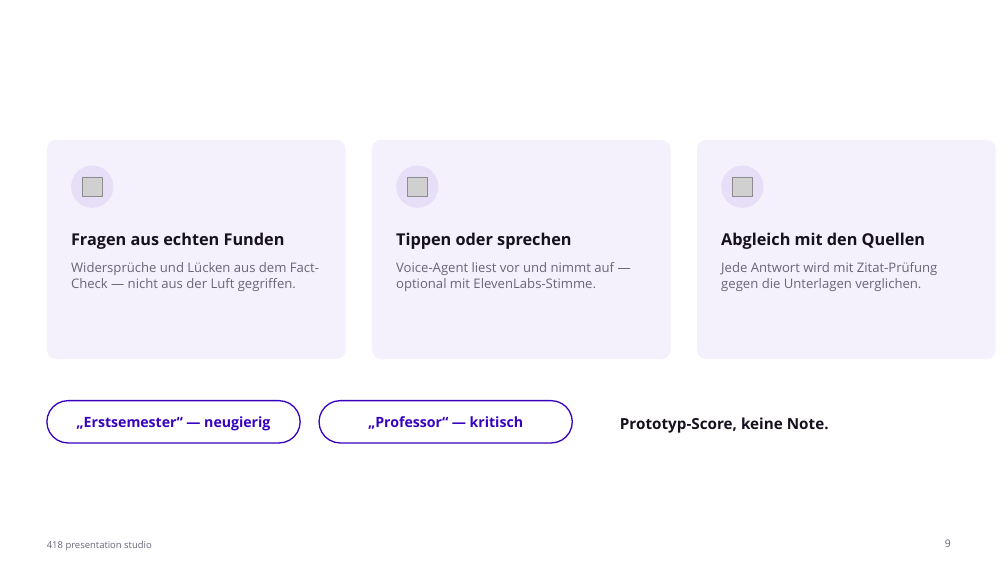
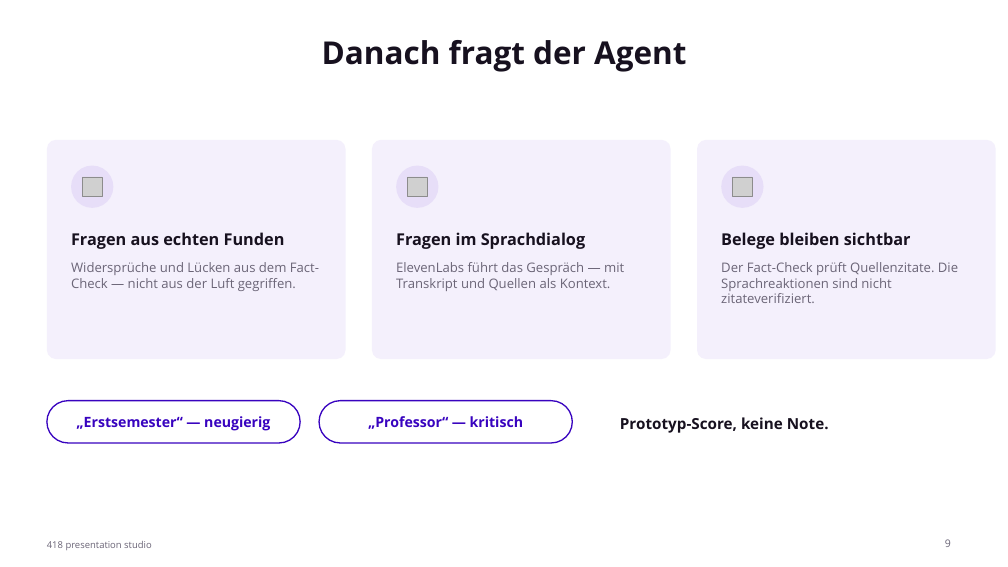
Before and after one commit to johannes3502/hackathon-fulda, a slide deck: slide 9 of pitch/PitchPractice-Pitch.pptx. Drawn at 1008x567 pixels with LibreOffice and Linux fonts; fonts in the diff are those of the drawing; grey boxes stand for pictures. Boxes give left, top, right and bottom in pixels: in the first picture for what was removed or moved away, otherwise in the second. Text is boxed around its words. In the diff, an @@ line names an element or a change of style, - is before the commit and + after.

Commit message:
Finish audit cleanup for voice-only review and pitch artifacts

```diff
--- a/pitch/PitchPractice-Pitch.pptx
+++ b/pitch/PitchPractice-Pitch.pptx
@@ title added at (322,40,686,72), 30 pt, text #17111F, bold @@
+Danach fragt der Agent
@@ text at (396,232,585,249): text changed @@
-Tippen oder sprechen
+Fragen im Sprachdialog
@@ text at (721,232,911,249): text changed @@
-Abgleich mit den Quellen
+Belege bleiben sichtbar
@@ text at (396,262,624,291): text changed @@
-Voice-Agent liest vor und nimmt auf — optional mit ElevenLabs-Stimme.
+ElevenLabs führt das Gespräch — mit Transkript und Quellen als Kontext.
@@ text at (721,262,958,303): text changed @@
-Jede Antwort wird mit Zitat-Prüfung gegen die Unterlagen verglichen.
+Der Fact-Check prüft Quellenzitate. Die Sprachreaktionen sind nicht zitateverifiziert.
```
Also in this commit, not shown: 9 other slides changed, 13 other files.
